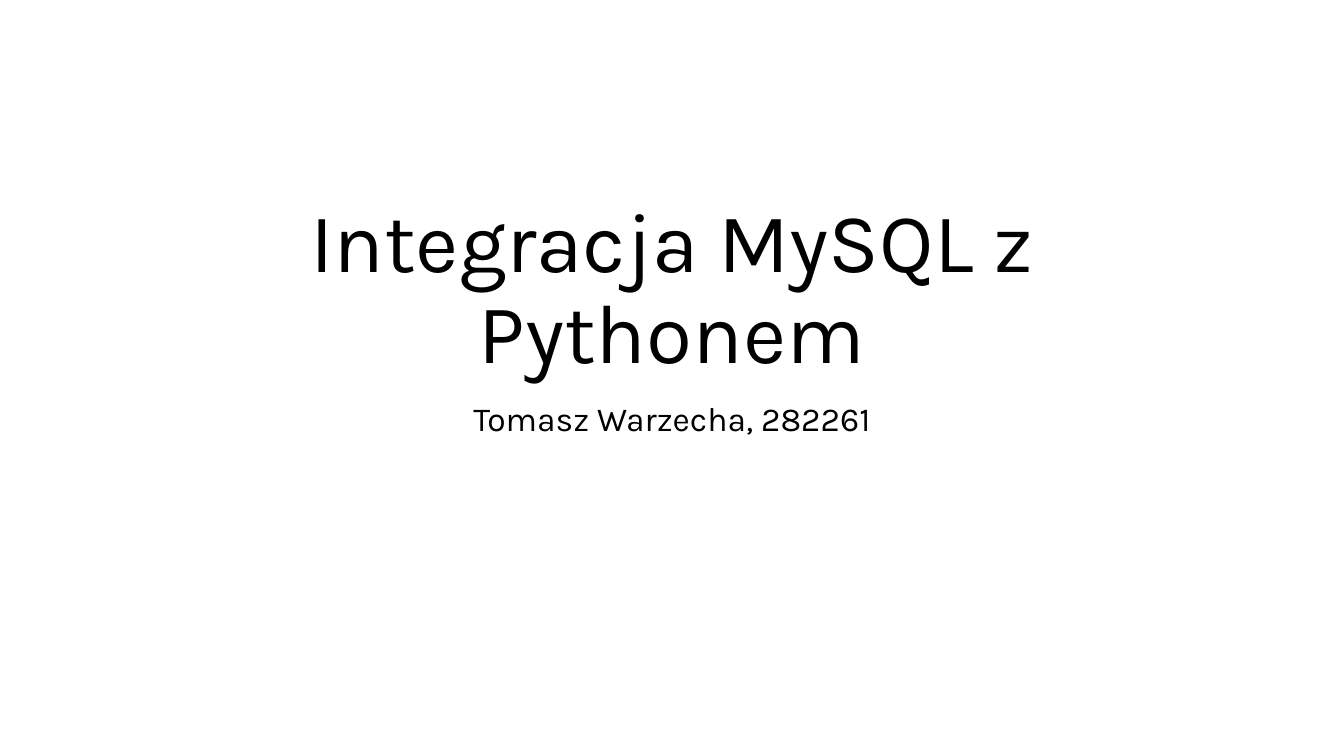
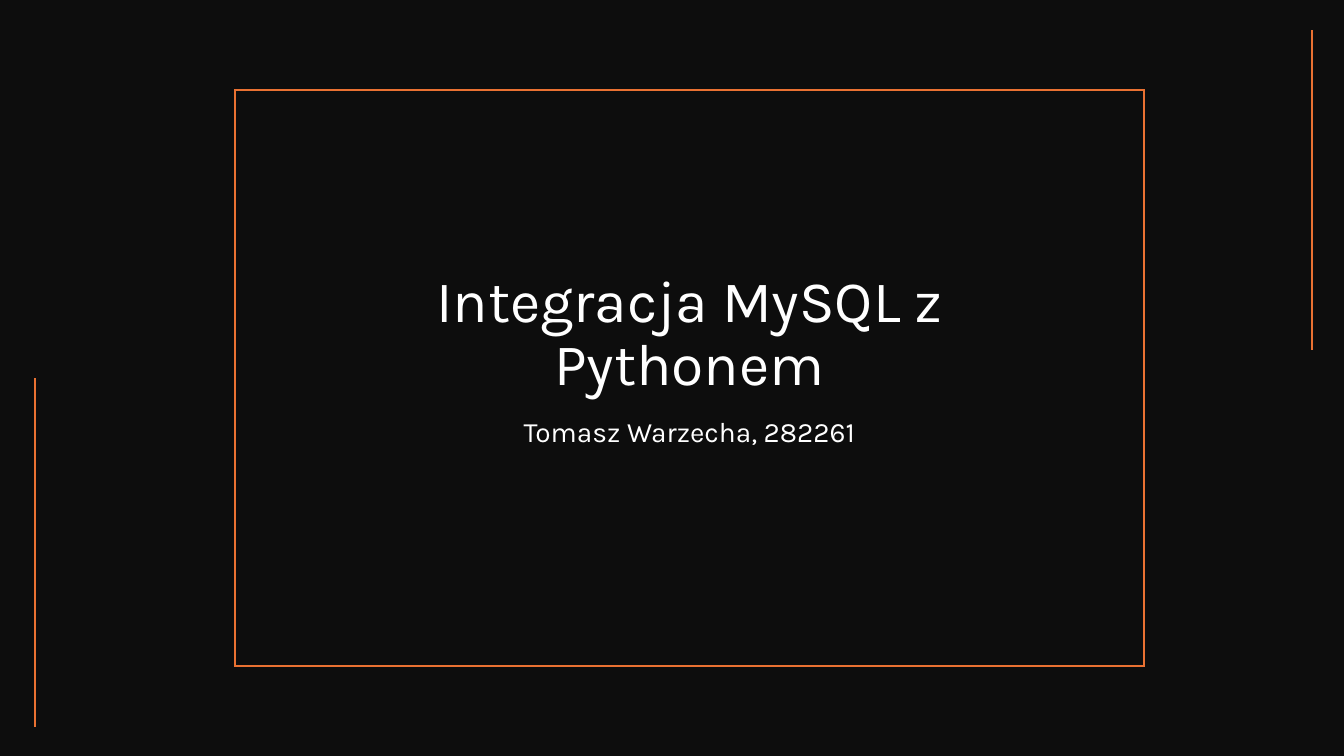
Before and after one commit to Tomusss/prezentacja, a slide deck: slide 1 of Integracja MySQL z Pythonem.pptx. Drawn at 1344x756 pixels with LibreOffice and Linux fonts; fonts in the diff are those of the drawing. Boxes give left, top, right and bottom in pixels: in the first picture for what was removed or moved away, otherwise in the second. Text is boxed around its words. In the diff, an @@ line names an element or a change of style, - is before the commit and + after.

```diff
--- a/Integracja MySQL z Pythonem.pptx
+++ b/Integracja MySQL z Pythonem.pptx
@@ rectangle added at <box>0,0,1344,756</box>, fill #0D0D0D @@
@@ line added from (1312, 30) to (1312, 351), #E97132 1 pt @@
@@ rectangle added at <box>235,90,1143,665</box>, outline #E97132 1.5 pt @@
@@ title "Integracja MySQL z Pythonem": place and size @@
-title "Integracja MySQL z Pythonem" at <box>310,214,1033,383</box>
+title "Integracja MySQL z Pythonem" at <box>436,281,942,400</box>
@@ title "Integracja MySQL z Pythonem" at <box>436,281,942,400</box>: size 60 to 42 pt, text colour #000000 to #FFFFFF @@
@@ line added from (35, 378) to (35, 727), #E97132 1 pt @@
@@ subtitle "Tomasz Warzecha, 282261": place and size @@
-subtitle "Tomasz Warzecha, 282261" at <box>473,408,870,435</box>
+subtitle "Tomasz Warzecha, 282261" at <box>524,423,855,445</box>
@@ subtitle "Tomasz Warzecha, 282261" at <box>524,423,855,445</box>: size 24 to 20 pt, text colour #000000 to #FFFFFF @@
```
Also in this commit, not shown: 6 other slides changed, 2 slides added, 2 other files.
